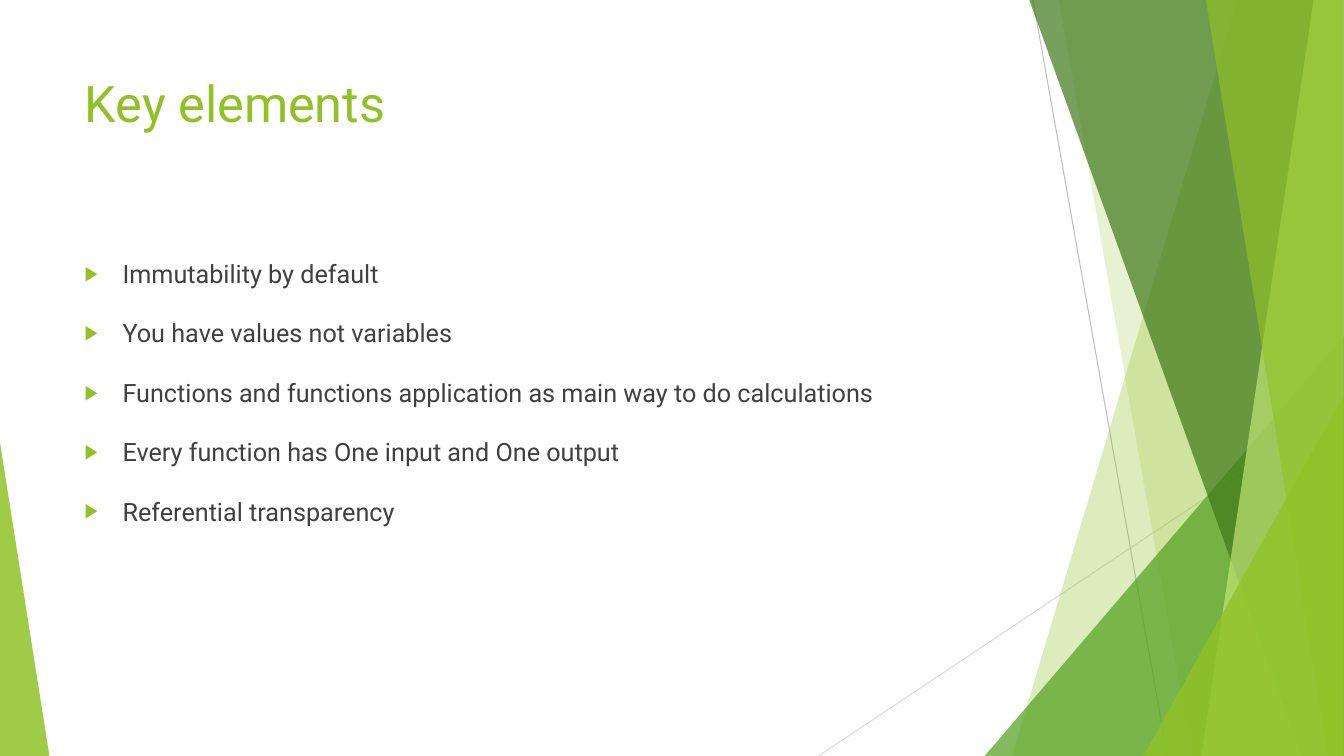
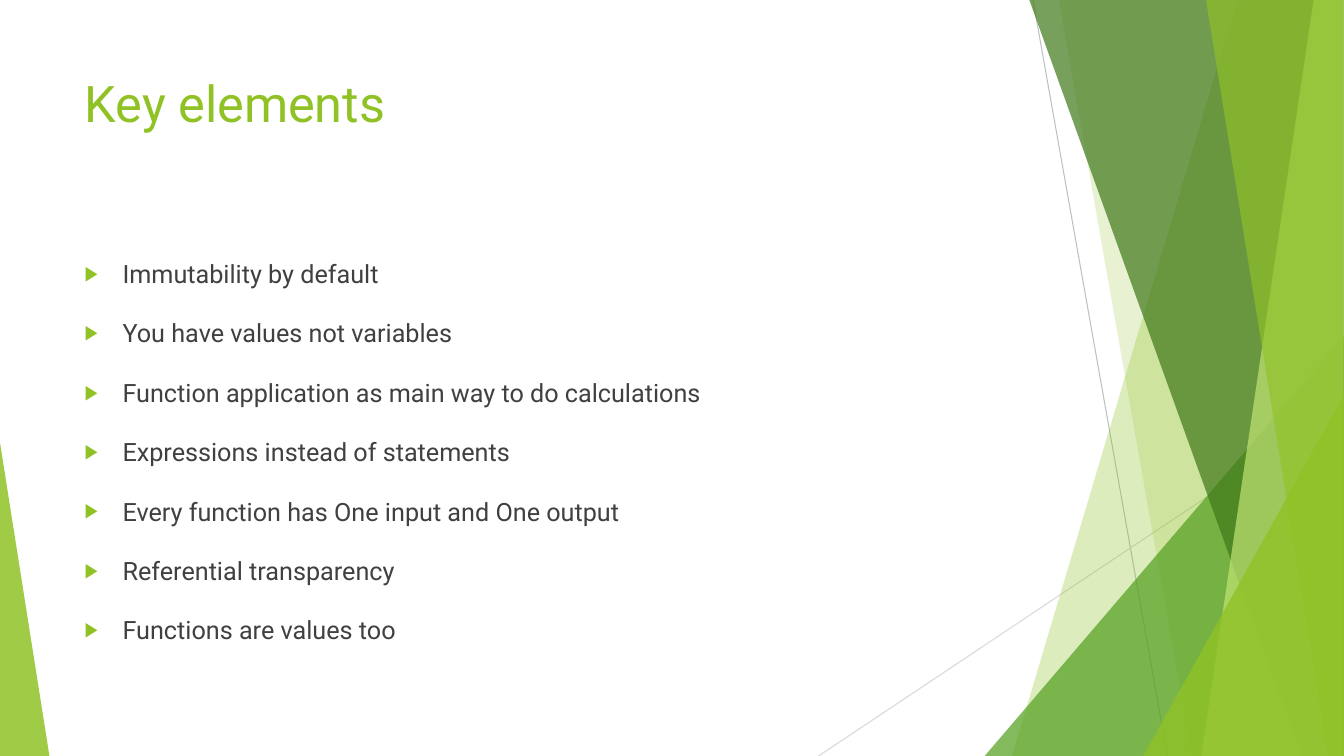
Before and after one commit to danielepo/F-Bootcamp, a slide deck: slide 10 of Presentation/Functional Programming with FSharp.pptx (slide 11 before the commit). Drawn at 1344x756 pixels with LibreOffice and Linux fonts; fonts in the diff are those of the drawing. Boxes give left, top, right and bottom in pixels: in the first picture for what was removed or moved away, otherwise in the second. Text is boxed around its words. In the diff, an @@ line names an element or a change of style, - is before the commit and + after.

```diff
--- a/Presentation/Functional Programming with FSharp.pptx
+++ b/Presentation/Functional Programming with FSharp.pptx
@@ text at (123, 383, 700, 466): text changed @@
-▶ Functions and functions application as main way to do calculations
+▶ Function application as main way to do calculations
+▶ Expressions instead of statements
@@ text at (123, 620, 396, 640): paragraph added @@
+▶ Functions are values too
```
Also in this commit, not shown: 23 other slides changed, 1 slide removed.
